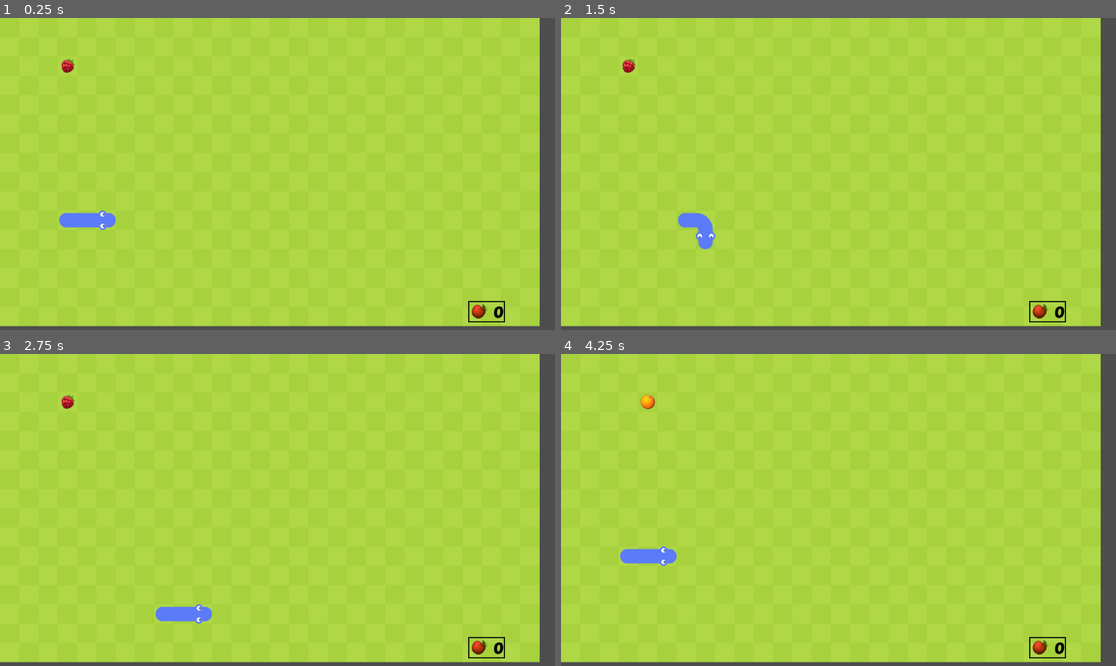
Above: before the commit, frames 1-4 (two rows, left to right).
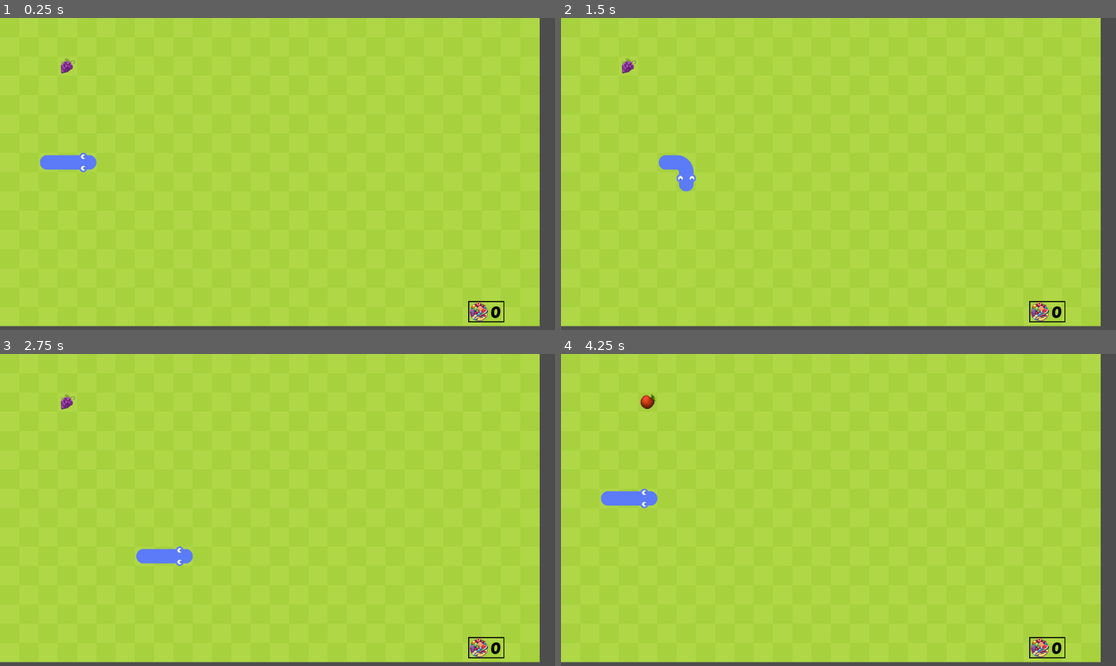
Above: after the commit, the same moments.

Repository: zDragon117/godot-snake-game
Game: Godot game, scene res://scenes/game.tscn
Two runs of this game, one before a commit and one after it. Both use one fixed random seed, a clock stepped at 60 frames per second and the inputs below.
Inputs (mouse positions are in pixels of both pictures, inside the frame that each line leads up to):
- Up to frame 1 (0.25 s): no input
- Up to frame 2 (1.5 s): tap Enter at 0.5 s; move the mouse to (960, 158) at 0.52 s; hold Right (move_right) 0.53-1.28 s; move the mouse to (727, 189) at 1.27 s; hold Down (move_down) from 1.28 s (still down)
- Up to frame 3 (2.75 s): move the mouse to (333, 441) at 2.02 s; release Down (move_down) at 2.03 s; hold Right (move_right) from 2.03 s (still down)
- Up to frame 4 (4.25 s): move the mouse to (810, 572) at 2.77 s; release Right (move_right) at 2.78 s; hold Up (move_up) 2.78-3.53 s; move the mouse to (1005, 556) at 3.52 s; hold Left (move_left) from 3.53 s (still down); tap R (reset) at 4.15 s

The runs differ from the first frame. In frame 1, 1.3% of the frame differs, in the area x 7-91%, y 12-98%; in frame 2, 1.2%; in frame 3, 1.3%; in frame 4, 1.3%.

Commit message:
feat: add background music. Add detail fruits score.
next: correct the snake graphics when it go through wall.

Diff:
--- a/scenes/game.tscn
+++ b/scenes/game.tscn
@@ -1,10 +1,12 @@
-[gd_scene load_steps=7 format=3 uid="uid://eqglgp4kwc4a"]
+[gd_scene load_steps=9 format=3 uid="uid://eqglgp4kwc4a"]
 
 [ext_resource type="Script" uid="uid://d4ch74y58tesv" path="res://scripts/game.gd" id="1_uwrxv"]
 [ext_resource type="PackedScene" uid="uid://cpmic6tqotvg" path="res://scenes/fruit.tscn" id="2_yqjtg"]
 [ext_resource type="PackedScene" uid="uid://jg7hklt6mv8q" path="res://scenes/snake.tscn" id="3_lbhrr"]
 [ext_resource type="AudioStream" uid="uid://b3nw5thw76ut7" path="res://assets/audio/crunch.wav" id="4_lbhrr"]
 [ext_resource type="PackedScene" uid="uid://c5f1quxc4h2rm" path="res://scenes/hud.tscn" id="5_p57ef"]
+[ext_resource type="AudioStream" uid="uid://cvjc3th6ltdy7" path="res://assets/audio/indie-game-soundtrack-251864.mp3" id="5_u5sy4"]
+[ext_resource type="AudioStream" uid="uid://rddsqxu4x8lc" path="res://assets/audio/game-start-317318.mp3" id="6_gee14"]
 [ext_resource type="PackedScene" uid="uid://dwmb6u1opdnfn" path="res://scenes/game_over_scene.tscn" id="6_u5sy4"]
 
 [node name="Game" type="Node2D"]
@@ -18,6 +20,15 @@
 
 [node name="Crunch" type="AudioStreamPlayer" parent="SFX"]
 stream = ExtResource("4_lbhrr")
+volume_db = -10.0
+
+[node name="BackgroundMusic" type="AudioStreamPlayer" parent="SFX"]
+stream = ExtResource("5_u5sy4")
+volume_db = -20.0
+parameters/looping = true
+
+[node name="StartGame" type="AudioStreamPlayer" parent="SFX"]
+stream = ExtResource("6_gee14")
 
 [node name="UILayer" type="CanvasLayer" parent="."]
 
--- a/scenes/hud.tscn
+++ b/scenes/hud.tscn
@@ -1,7 +1,8 @@
-[gd_scene load_steps=5 format=3 uid="uid://c5f1quxc4h2rm"]
+[gd_scene load_steps=6 format=3 uid="uid://c5f1quxc4h2rm"]
 
+[ext_resource type="Texture2D" uid="uid://cs1k0tn3vmdrx" path="res://assets/textures/fruit_dish.png" id="1_5ysmq"]
+[ext_resource type="Script" uid="uid://cmjnj0gme722m" path="res://scripts/hud.gd" id="1_6fi6k"]
 [ext_resource type="FontFile" uid="uid://cnxidehradoc6" path="res://assets/fonts/PoetsenOne-Regular.ttf" id="1_oo0fn"]
-[ext_resource type="Texture2D" uid="uid://e0p68si84q1i" path="res://assets/textures/fruits/apple.png" id="2_5ysmq"]
 
 [sub_resource type="StyleBoxFlat" id="StyleBoxFlat_oo0fn"]
 bg_color = Color(0.6, 0.6, 0.6, 0)
@@ -18,38 +19,87 @@
 
 [node name="HUD" type="Control"]
 layout_mode = 3
-anchors_preset = 0
+anchors_preset = 15
+anchor_right = 1.0
+anchor_bottom = 1.0
+grow_horizontal = 2
+grow_vertical = 2
+script = ExtResource("1_6fi6k")
 
-[node name="PanelContainer" type="PanelContainer" parent="."]
+[node name="TotalFruitsContainer" type="PanelContainer" parent="."]
 layout_mode = 1
 anchors_preset = 3
 anchor_left = 1.0
 anchor_top = 1.0
 anchor_right = 1.0
 anchor_bottom = 1.0
-offset_right = 76.0
-offset_bottom = 44.0
+offset_left = -75.0
+offset_top = -44.0
 grow_horizontal = 0
 grow_vertical = 0
 size_flags_horizontal = 0
 theme_override_styles/panel = SubResource("StyleBoxFlat_oo0fn")
 
-[node name="TextureRect" type="TextureRect" parent="PanelContainer"]
+[node name="HBoxContainer" type="HBoxContainer" parent="TotalFruitsContainer"]
+layout_mode = 2
+
+[node name="TextureRect" type="TextureRect" parent="TotalFruitsContainer/HBoxContainer"]
 layout_mode = 2
 size_flags_horizontal = 0
 size_flags_vertical = 4
-texture = ExtResource("2_5ysmq")
+texture = ExtResource("1_5ysmq")
 
-[node name="MarginContainer" type="MarginContainer" parent="PanelContainer"]
+[node name="MarginContainer" type="MarginContainer" parent="TotalFruitsContainer/HBoxContainer"]
 layout_mode = 2
 size_flags_horizontal = 0
 size_flags_vertical = 4
-theme_override_constants/margin_left = 50
+theme_override_constants/margin_right = 5
 
-[node name="TextScore" type="Label" parent="PanelContainer/MarginContainer"]
+[node name="TotalScore" type="Label" parent="TotalFruitsContainer/HBoxContainer/MarginContainer"]
 layout_mode = 2
 size_flags_horizontal = 0
 text = "0"
 label_settings = SubResource("LabelSettings_oo0fn")
 horizontal_alignment = 1
 vertical_alignment = 1
+
+[node name="FruitDetailContainer" type="PanelContainer" parent="."]
+layout_mode = 1
+anchors_preset = 3
+anchor_left = 1.0
+anchor_top = 1.0
+anchor_right = 1.0
+anchor_bottom = 1.0
+offset_left = -35.0
+offset_top = -44.0
+grow_horizontal = 0
+grow_vertical = 0
+size_flags_horizontal = 0
+theme_override_styles/panel = SubResource("StyleBoxFlat_oo0fn")
+
+[node name="HBoxContainer" type="HBoxContainer" parent="FruitDetailContainer"]
+layout_mode = 2
+
+[node name="Fruit" type="TextureRect" parent="FruitDetailContainer/HBoxContainer"]
+visible = false
+layout_mode = 2
+size_flags_horizontal = 0
+size_flags_vertical = 4
+
+[node name="MarginContainer" type="MarginContainer" parent="FruitDetailContainer/HBoxContainer"]
+visible = false
+layout_mode = 2
+size_flags_horizontal = 0
+size_flags_vertical = 4
+theme_override_constants/margin_right = 5
+
+[node name="FruitScore" type="Label" parent="FruitDetailContainer/HBoxContainer/MarginContainer"]
+layout_mode = 2
+size_flags_horizontal = 0
+text = "0"
+label_settings = SubResource("LabelSettings_oo0fn")
+horizontal_alignment = 1
+vertical_alignment = 1
+
+[connection signal="mouse_entered" from="TotalFruitsContainer" to="." method="_on_total_fruits_container_mouse_entered"]
+[connection signal="mouse_exited" from="TotalFruitsContainer" to="." method="_on_total_fruits_container_mouse_exited"]
--- a/scripts/game.gd
+++ b/scripts/game.gd
@@ -1,17 +1,16 @@
 extends Node2D
 
-@export var number_cells_x = 32
-@export var number_cells_y = 18
+@export var number_cells_x = 24
+@export var number_cells_y = 14
 
 @onready var viewport_size = get_window().size
 @onready var fruit = $Fruit
 @onready var snake = $SnakeSegments
 @onready var crunch_sound = $SFX/Crunch
+@onready var background_music = $SFX/BackgroundMusic
+@onready var start_game = $SFX/StartGame
 @onready var hud = $UILayer/HUD
 @onready var gos = $UILayer/GameOverScene
-@onready var hud_score = $UILayer/HUD/PanelContainer/MarginContainer/TextScore:
-	set(value):
-		hud_score.text = str(value)
 
 const CELL_SIZE: int = 40
 var fruits: Array[Texture2D] = []
@@ -19,7 +18,7 @@
 var score = 0:
 	set(value):
 		score = value
-		hud_score = score
+		hud.total_score = score
 var high_score
 
 func _ready() -> void:
@@ -32,7 +31,8 @@
 		high_score = 0
 		save_game()
 	score = 0
-	hud.global_position = Vector2(viewport_size.x - 180, viewport_size.y - 60)
+	hud.total_fruits_container.global_position = Vector2(viewport_size.x - 180, viewport_size.y - 60)
+	hud.fruit_detail_container.global_position = Vector2(viewport_size.x - 630, viewport_size.y - 110)
 
 	queue_redraw()
 	preload_all_fruits()
@@ -42,6 +42,8 @@
 	snake.ate.connect(_on_ate_fruit)
 	snake.killed.connect(_on_snake_killed)
 	snake.recreate_fruit.connect(prepare_fruit)
+	start_game.play(0.5)
+	background_music.play()
 
 func _process(delta: float) -> void:
 	if Input.is_action_just_pressed("quit"):
@@ -69,16 +71,19 @@
 		var file_name = dir.get_next()
 
 		while file_name != "":
-			if file_name.ends_with(".png"):  # Adjust for other formats if needed
-				fruits.append(load(dir_path + file_name))
+			if file_name.ends_with('.png.import'):
+				fruits.append(load(dir_path + file_name.replace('.import', '')))
+			#elif file_name.ends_with(".png"):  # Adjust for other formats if needed
+				#fruits.append(ResourceLoader.load(dir_path + file_name, "Texture2D"))
 			file_name = dir.get_next()
+		dir.list_dir_end()
 
-func prepare_fruit(is_only_position: bool = false):
-	if !is_only_position:
-		current_fruits.erase(fruit.get_node("Sprite2D").texture)
-		if current_fruits.size() == 0:
-			current_fruits = fruits.duplicate()
-		fruit.get_node("Sprite2D").texture = current_fruits.pick_random()
+func prepare_fruit(is_only_set_position: bool = false):
+	if !is_only_set_position:
+		#current_fruits.erase(fruit.get_node("Sprite2D").texture)
+		#if current_fruits.size() == 0:
+			#current_fruits = fruits.duplicate()
+		fruit.get_node("Sprite2D").texture = fruits.pick_random()
 
 	# set fruit position to random cell
 	fruit.global_position = Vector2(randi_range(0, viewport_size.x / CELL_SIZE - 1) * CELL_SIZE, randi_range(0, viewport_size.y / CELL_SIZE - 1) * CELL_SIZE)
@@ -89,8 +94,11 @@
 
 func _on_ate_fruit():
 	score += 1
+	if score > high_score:
+		high_score = score
+	var i = fruits.find(fruit.get_node("Sprite2D").texture)
+	hud.list_score[i].text = str(int(hud.list_score[i].text) + 1)
 	crunch_sound.play()
-	prepare_fruit()
 
 func _on_snake_killed():
 	gos.set_score(score)
--- /dev/null
+++ b/scripts/hud.gd
@@ -0,0 +1,59 @@
+extends Control
+
+@onready var total_fruits_container = $TotalFruitsContainer
+@onready var fruit_detail_container = $FruitDetailContainer
+@onready var total_score = $TotalFruitsContainer/HBoxContainer/MarginContainer/TotalScore:
+	set(value):
+		total_score.text = str(value)
+@onready var list_score: Array[Label] = []
+
+var tween: Tween = null  # Store the tween to control it
+
+
+func _ready():
+	fruit_detail_container.modulate.a = 0  # Make sure it's fully transparent
+	fruit_detail_container.visible = false  # Hide it initially
+	load_fruit_detail_container()
+
+
+func _on_total_fruits_container_mouse_entered() -> void:
+	if tween:
+		tween.kill()  # Stop any existing tween
+	fruit_detail_container.visible = true
+	tween = get_tree().create_tween()
+	tween.tween_property(fruit_detail_container, "modulate:a", 1.0, 0.3)  # Fade in
+
+
+func _on_total_fruits_container_mouse_exited() -> void:
+	if tween:
+		tween.kill()  # Stop any exi
+	tween = get_tree().create_tween()
+	tween.tween_property(fruit_detail_container, "modulate:a", 0.0, 0.3)  # Fade out
+	await tween.finished  # Wait for fade-out animation
+	fruit_detail_container.visible = false
+
+
+func load_fruit_detail_container():
+	# Load all textures from the fruits folder
+	var dir_path = "res://assets/textures/fruits/"
+	var dir = DirAccess.open(dir_path)
+	var container = fruit_detail_container.get_node("HBoxContainer")
+
+	if dir:
+		dir.list_dir_begin()
+		var file_name = dir.get_next()
+
+		while file_name != "":
+			if file_name.ends_with('.png.import'):
+				var fruit_texture = fruit_detail_container.get_node("HBoxContainer/Fruit").duplicate()
+				var margin_container = fruit_detail_container.get_node("HBoxContainer/MarginContainer").duplicate()
+				fruit_texture.texture = load(dir_path + file_name.replace('.import', ''))
+				fruit_texture.visible = true
+				margin_container.visible = true
+				container.add_child(fruit_texture)
+				container.add_child(margin_container)
+				list_score.append(margin_container.get_node("FruitScore"))
+			#elif file_name.ends_with(".png"):  # Adjust for other formats if needed
+				#fruits.append(ResourceLoader.load(dir_path + file_name, "Texture2D"))
+			file_name = dir.get_next()
+		dir.list_dir_end()
--- a/scripts/snake.gd
+++ b/scripts/snake.gd
@@ -7,7 +7,7 @@
 @export var speed: int = 240
 
 @onready var viewport_size = get_window().size
-@onready var snake_body: CharacterBody2D = $SnakeSegment
+@onready var snake_segment: CharacterBody2D = $SnakeSegment
 # [{"body": CharacterBody2D, "axis": Vector2}]
 @onready var snake_segments: Array[Dictionary] = []
 
@@ -32,18 +32,23 @@
 var temp_direction = Vector2.ZERO
 var is_update_snake = false
 var is_new_block = false
+var is_dead = false
 var head_graphic: Texture2D
 var tail_graphic: Texture2D
 var cell_size
+var number_cells_x
+var number_cells_y
 
 func _ready() -> void:
 	cell_size = get_tree().get_root().get_node("Game").CELL_SIZE
+	number_cells_x = get_tree().get_root().get_node("Game").number_cells_x
+	number_cells_y = get_tree().get_root().get_node("Game").number_cells_y
 
-	snake_segments.append({"body": snake_body, "axis": Vector2(5,10)})
-	snake_segments.append({"body": snake_body.duplicate(DUPLICATE_GROUPS), "axis": Vector2(4,10)})
+	snake_segments.append({"body": snake_segment, "axis": Vector2(4, number_cells_y / 2)})
+	snake_segments.append({"body": snake_segment.duplicate(DUPLICATE_GROUPS), "axis": Vector2(3, number_cells_y / 2)})
 	snake_segments[1]["body"].global_position = Vector2(snake_segments[1]["axis"].x * cell_size, snake_segments[1]["axis"].y * cell_size)
 	add_child(snake_segments[1]["body"])
-	snake_segments.append({"body": snake_body.duplicate(DUPLICATE_GROUPS), "axis": Vector2(3,10)})
+	snake_segments.append({"body": snake_segment.duplicate(DUPLICATE_GROUPS), "axis": Vector2(2, number_cells_y / 2)})
 	snake_segments[2]["body"].global_position = Vector2(snake_segments[2]["axis"].x * cell_size, snake_segments[2]["axis"].y * cell_size)
 	add_child(snake_segments[2]["body"])
 
@@ -53,12 +58,12 @@
 		temp_direction = Vector2.UP
 	elif Input.is_action_just_pressed("move_down") and direction != Vector2.UP:
 		temp_direction = Vector2.DOWN
-	elif Input.is_action_just_pressed("move_left") and direction != Vector2.RIGHT:
+	elif Input.is_action_just_pressed("move_left") and direction != Vector2.RIGHT and direction != Vector2.ZERO:
 		temp_direction = Vector2.LEFT
 	elif Input.is_action_just_pressed("move_right") and direction != Vector2.LEFT:
 		temp_direction = Vector2.RIGHT
 
-	if !is_update_snake:
+	if !is_update_snake and !is_dead:
 		is_update_snake = true
 		direction = temp_direction
 		move_snake()
@@ -115,7 +120,7 @@
 func move_snake():
 	if direction != Vector2.ZERO:
 		if is_new_block == true:
-			var temp = {"body": snake_body.duplicate(DUPLICATE_GROUPS), "axis": Vector2.ZERO}
+			var temp = {"body": snake_segment.duplicate(DUPLICATE_GROUPS), "axis": Vector2.ZERO}
 			temp["axis"] = snake_segments[0]["axis"] + direction
 			temp["axis"] = check_wall(temp["axis"])
 			snake_segments.insert(0, temp)
@@ -141,8 +146,8 @@
 func check_fruit_collision():
 	if fruit:
 		if fruit.global_position == Vector2(snake_segments[0]["axis"].x * cell_size, snake_segments[0]["axis"].y * cell_size):
-			recreate_fruit.emit(true)
 			ate.emit()
+			recreate_fruit.emit()
 			is_new_block = true
 			speed += 10
 
@@ -156,4 +161,5 @@
 
 	for segment in snake_segments.slice(1):
 		if segment["axis"].x == snake_segments[0]["axis"].x and segment["axis"].y == snake_segments[0]["axis"].y:
+			is_dead = true
 			killed.emit()
Not shown, added: assets/audio/game-over-arcade-6435.mp3.import
Not shown, added: assets/audio/game-start-317318.mp3.import
Not shown, added: assets/audio/indie-game-soundtrack-251864.mp3.import
Binary file added: assets/textures/fruit_dish.png
Not shown, added: assets/textures/fruit_dish.png.import
Not shown, added: export_presets.cfg
Not shown, added: scripts/hud.gd.uid
Not shown, added: assets/audio/game-over-arcade-6435.mp3
Not shown, added: assets/audio/game-start-317318.mp3
Not shown, added: assets/audio/indie-game-soundtrack-251864.mp3
